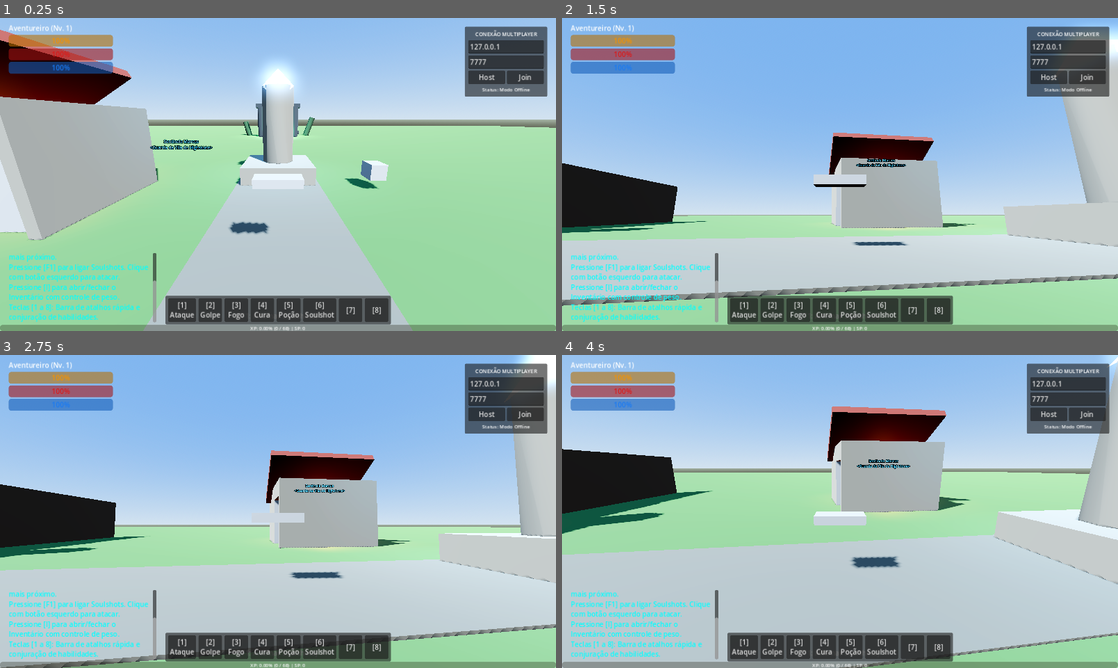
Above: before the commit, frames 1-4 (two rows, left to right).
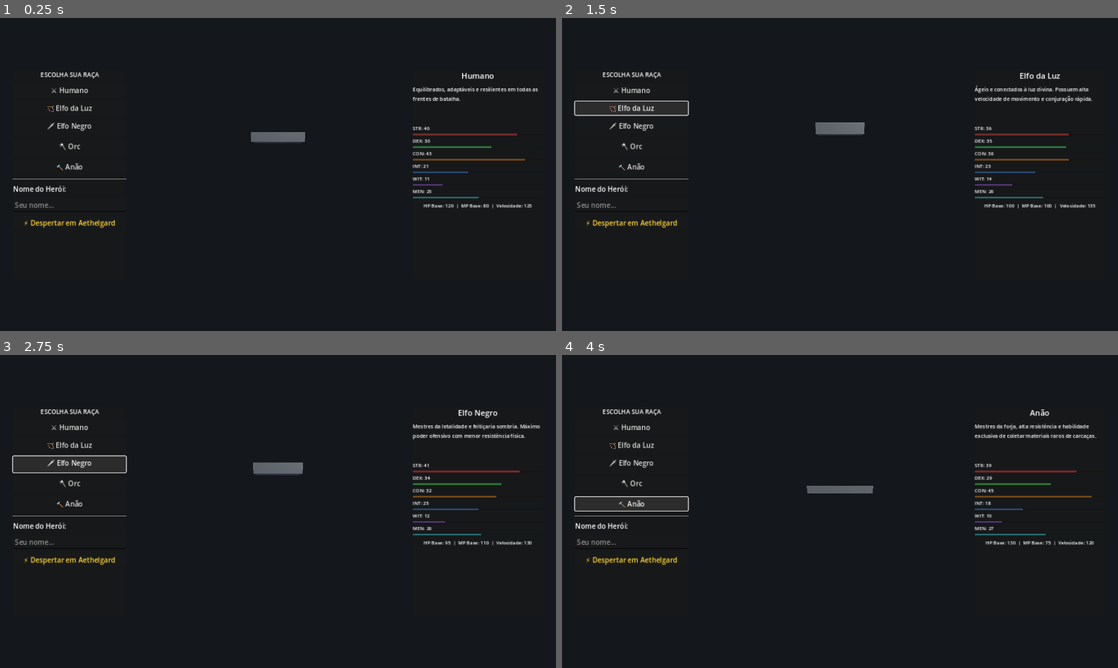
Above: after the commit, the same moments.

Repository: awazago/medieval-rpg
Game: Godot game, scene res://client/scenes/character_select.tscn
Two runs of this game, one before a commit and one after it. Both use one fixed random seed, a clock stepped at 60 frames per second and the inputs below. Before the commit the project starts from res://client/scenes/main_game.tscn.
Inputs (mouse positions are in pixels of both pictures, inside the frame that each line leads up to):
- Up to frame 1 (0.25 s): no input
- Up to frame 2 (1.5 s): click (628, 89) at 0.5 s, where only the run after the commit has a clickable "⚔ Humano"; click (628, 108) at 1.25 s, where only the run after the commit has a clickable "🏹 Elfo da Luz"
- Up to frame 3 (2.75 s): click (66, 464) at 2 s, where only the run after the commit has a clickable "🗡 Elfo Negro"
- Up to frame 4 (4 s): click (628, 483) at 2.75 s, where only the run after the commit has a clickable "🪓 Orc"; click (628, 505) at 3.5 s, where only the run after the commit has a clickable "🔨 Anão"

The runs differ from the first frame. In frame 1, 100% of the frame differs, in the area x 0-100%, y 0-100%; in frame 2, 97%; in frame 3, 97%; in frame 4, 97%.

Commit message:
feat(sprint-4): Implement Character Creation for 5 Races, 3D Paperdoll weapon/armor system, and Long-Term Evolution Roadmap

Diff:
--- /dev/null
+++ b/client/scenes/character_select.tscn
@@ -0,0 +1,256 @@
+[gd_scene load_steps=5 format=3 uid="uid://c6v2n8pm7x5cs"]
+
+[ext_resource type="Script" path="res://client/scripts/character_select.gd" id="1_select"]
+
+[sub_resource type="StandardMaterial3D" id="Mat_PreviewArmor"]
+albedo_color = Color(0.85, 0.88, 0.9, 1)
+metallic = 0.9
+roughness = 0.25
+
+[sub_resource type="Environment" id="Environment_preview"]
+ambient_light_source = 2
+ambient_light_color = Color(0.6, 0.65, 0.75, 1)
+
+[sub_resource type="World3D" id="World3D_preview"]
+environment = SubResource("Environment_preview")
+
+[node name="CharacterSelect" type="Control"]
+layout_mode = 3
+anchors_preset = 15
+anchor_right = 1.0
+anchor_bottom = 1.0
+grow_horizontal = 2
+grow_vertical = 2
+script = ExtResource("1_select")
+
+[node name="BackgroundDark" type="ColorRect" parent="."]
+layout_mode = 1
+anchors_preset = 15
+anchor_right = 1.0
+anchor_bottom = 1.0
+grow_horizontal = 2
+grow_vertical = 2
+color = Color(0.08, 0.09, 0.11, 1)
+
+[node name="SubViewportContainer" type="SubViewportContainer" parent="."]
+layout_mode = 1
+anchors_preset = 8
+anchor_left = 0.5
+anchor_top = 0.5
+anchor_right = 0.5
+anchor_bottom = 0.5
+offset_left = -200.0
+offset_top = -250.0
+offset_right = 200.0
+offset_bottom = 250.0
+grow_horizontal = 2
+grow_vertical = 2
+
+[node name="SubViewport" type="SubViewport" parent="SubViewportContainer"]
+own_world_3d = true
+world_3d = SubResource("World3D_preview")
+transparent_bg = true
+handle_input_locally = false
+size = Vector2i(400, 500)
+render_target_update_mode = 4
+
+[node name="PreviewCamera" type="Camera3D" parent="SubViewportContainer/SubViewport"]
+transform = Transform3D(1, 0, 0, 0, 0.985, 0.174, 0, -0.174, 0.985, 0, 1.2, 3.2)
+
+[node name="PreviewLight" type="DirectionalLight3D" parent="SubViewportContainer/SubViewport"]
+transform = Transform3D(0.866, -0.353, 0.353, 0, 0.707, 0.707, -0.5, -0.612, 0.612, 0, 5, 0)
+light_energy = 1.5
+
+[node name="PreviewCharacter" type="Node3D" parent="SubViewportContainer/SubViewport"]
+
+[node name="VisualMesh" type="Node3D" parent="SubViewportContainer/SubViewport/PreviewCharacter"]
+
+[node name="BodyMesh" type="CSGCapsule3D" parent="SubViewportContainer/SubViewport/PreviewCharacter/VisualMesh"]
+transform = Transform3D(1, 0, 0, 0, 1, 0, 0, 0, 1, 0, 0.925, 0)
+radius = 0.4
+height = 1.8
+material = SubResource("Mat_PreviewArmor")
+
+[node name="ShoulderPads" type="CSGBox3D" parent="SubViewportContainer/SubViewport/PreviewCharacter/VisualMesh"]
+transform = Transform3D(1, 0, 0, 0, 1, 0, 0, 0, 1, 0, 1.45, 0)
+size = Vector3(1.1, 0.2, 0.5)
+material = SubResource("Mat_PreviewArmor")
+
+[node name="Panel" type="PanelContainer" parent="."]
+layout_mode = 1
+anchors_preset = 4
+anchor_top = 0.5
+anchor_bottom = 0.5
+offset_left = 30.0
+offset_top = -240.0
+offset_right = 290.0
+offset_bottom = 240.0
+grow_vertical = 2
+
+[node name="VBox" type="VBoxContainer" parent="Panel"]
+layout_mode = 2
+theme_override_constants/separation = 10
+
+[node name="LabelTitle" type="Label" parent="Panel/VBox"]
+layout_mode = 2
+theme_override_font_sizes/font_size = 14
+text = "ESCOLHA SUA RAÇA"
+horizontal_alignment = 1
+
+[node name="BtnHuman" type="Button" parent="Panel/VBox"]
+layout_mode = 2
+text = "⚔ Humano"
+
+[node name="BtnLightElf" type="Button" parent="Panel/VBox"]
+layout_mode = 2
+text = "🏹 Elfo da Luz"
+
+[node name="BtnDarkElf" type="Button" parent="Panel/VBox"]
+layout_mode = 2
+text = "🗡 Elfo Negro"
+
+[node name="BtnOrc" type="Button" parent="Panel/VBox"]
+layout_mode = 2
+text = "🪓 Orc"
+
+[node name="BtnDwarf" type="Button" parent="Panel/VBox"]
+layout_mode = 2
+text = "🔨 Anão"
+
+[node name="HSeparator" type="HSeparator" parent="Panel/VBox"]
+layout_mode = 2
+
+[node name="LabelName" type="Label" parent="Panel/VBox"]
+layout_mode = 2
+text = "Nome do Herói:"
+
+[node name="InputName" type="LineEdit" parent="Panel/VBox"]
+layout_mode = 2
+placeholder_text = "Seu nome..."
+
+[node name="BtnEnterWorld" type="Button" parent="Panel/VBox"]
+layout_mode = 2
+theme_override_colors/font_color = Color(1, 0.85, 0.2, 1)
+text = "⚡ Despertar em Aethelgard"
+
+[node name="PanelStats" type="PanelContainer" parent="."]
+layout_mode = 1
+anchors_preset = 6
+anchor_left = 1.0
+anchor_top = 0.5
+anchor_right = 1.0
+anchor_bottom = 0.5
+offset_left = -330.0
+offset_top = -240.0
+offset_right = -30.0
+offset_bottom = 240.0
+grow_horizontal = 0
+grow_vertical = 2
+
+[node name="VBox" type="VBoxContainer" parent="PanelStats"]
+layout_mode = 2
+theme_override_constants/separation = 8
+
+[node name="LabelRaceTitle" type="Label" parent="PanelStats/VBox"]
+layout_mode = 2
+theme_override_font_sizes/font_size = 18
+text = "Humano"
+horizontal_alignment = 1
+
+[node name="LabelRaceDesc" type="Label" parent="PanelStats/VBox"]
+custom_minimum_size = Vector2(0, 70)
+layout_mode = 2
+theme_override_font_sizes/font_size = 12
+text = "Descrição da raça e especializações de combate..."
+autowrap_mode = 2
+
+[node name="HSeparator" type="HSeparator" parent="PanelStats/VBox"]
+layout_mode = 2
+
+[node name="StatsGrid" type="VBoxContainer" parent="PanelStats/VBox"]
+layout_mode = 2
+theme_override_constants/separation = 4
+
+[node name="LabelSTR" type="Label" parent="PanelStats/VBox/StatsGrid"]
+layout_mode = 2
+theme_override_font_sizes/font_size = 11
+text = "STR: 40"
+
+[node name="BarSTR" type="ProgressBar" parent="PanelStats/VBox/StatsGrid"]
+modulate = Color(1, 0.3, 0.3, 1)
+layout_mode = 2
+max_value = 50.0
+value = 40.0
+show_percentage = false
+
+[node name="LabelDEX" type="Label" parent="PanelStats/VBox/StatsGrid"]
+layout_mode = 2
+theme_override_font_sizes/font_size = 11
+text = "DEX: 30"
+
+[node name="BarDEX" type="ProgressBar" parent="PanelStats/VBox/StatsGrid"]
+modulate = Color(0.3, 1, 0.4, 1)
+layout_mode = 2
+max_value = 50.0
+value = 30.0
+show_percentage = false
+
+[node name="LabelCON" type="Label" parent="PanelStats/VBox/StatsGrid"]
+layout_mode = 2
+theme_override_font_sizes/font_size = 11
+text = "CON: 43"
+
+[node name="BarCON" type="ProgressBar" parent="PanelStats/VBox/StatsGrid"]
+modulate = Color(1, 0.6, 0.1, 1)
+layout_mode = 2
+max_value = 50.0
+value = 43.0
+show_percentage = false
+
+[node name="LabelINT" type="Label" parent="PanelStats/VBox/StatsGrid"]
+layout_mode = 2
+theme_override_font_sizes/font_size = 11
+text = "INT: 21"
+
+[node name="BarINT" type="ProgressBar" parent="PanelStats/VBox/StatsGrid"]
+modulate = Color(0.3, 0.6, 1, 1)
+layout_mode = 2
+max_value = 50.0
+value = 21.0
+show_percentage = false
+
+[node name="LabelWIT" type="Label" parent="PanelStats/VBox/StatsGrid"]
+layout_mode = 2
+theme_override_font_sizes/font_size = 11
+text = "WIT: 11"
+
+[node name="BarWIT" type="ProgressBar" parent="PanelStats/VBox/StatsGrid"]
+modulate = Color(0.7, 0.4, 1, 1)
+layout_mode = 2
+max_value = 50.0
+value = 11.0
+show_percentage = false
+
+[node name="LabelMEN" type="Label" parent="PanelStats/VBox/StatsGrid"]
+layout_mode = 2
+theme_override_font_sizes/font_size = 11
+text = "MEN: 25"
+
+[node name="BarMEN" type="ProgressBar" parent="PanelStats/VBox/StatsGrid"]
+modulate = Color(0.3, 0.9, 0.9, 1)
+layout_mode = 2
+max_value = 50.0
+value = 25.0
+show_percentage = false
+
+[node name="LabelDerivedStats" type="Label" parent="PanelStats/VBox"]
+layout_mode = 2
+theme_override_font_sizes/font_size = 11
+text = "HP Base: 120 | MP Base: 80 | Velocidade: 125"
+horizontal_alignment = 1
+
+[connection signal="pressed" from="Panel/VBox/BtnHuman" to="." method="select_race" binds= ["human"]]
+[connection signal="pressed" from="Panel/VBox/BtnLightElf" to="." method="select_race" binds= ["light_elf"]]
+[connection signal="pressed" from="Panel/VBox/BtnDarkElf" to="." method="select_race" binds= ["dark_elf"]]
+[connection signal="pressed" from="Panel/VBox/BtnOrc" to="." method="select_race" binds= ["orc"]]
+[connection signal="pressed" from="Panel/VBox/BtnDwarf" to="." method="select_race" binds= ["dwarf"]]
--- a/client/scenes/main_game.tscn
+++ b/client/scenes/main_game.tscn
@@ -101,6 +101,9 @@
 transform = Transform3D(1, 0, 0, 0, 1, 0, 0, 0, 1, 0, 1.45, 0)
 size = Vector3(1.1, 0.2, 0.5)
 
+[node name="RightHandSocket" type="Node3D" parent="Player/VisualMesh"]
+transform = Transform3D(1, 0, 0, 0, 0.866, 0.5, 0, -0.5, 0.866, 0.52, 0.85, 0.2)
+
 [node name="CameraPivot" type="SpringArm3D" parent="Player" node_paths=PackedStringArray("character_mesh_node")]
 transform = Transform3D(1, 0, 0, 0, 0.966, 0.259, 0, -0.259, 0.966, 0, 1.6, 0)
 spring_length = 4.5
--- /dev/null
+++ b/client/scenes/weapons/bow_2h.tscn
@@ -0,0 +1,24 @@
+[gd_scene load_steps=3 format=3 uid="uid://cx6q8vw91bowx"]
+
+[sub_resource type="StandardMaterial3D" id="Mat_CurvedWood"]
+albedo_color = Color(0.42, 0.28, 0.15, 1)
+roughness = 0.75
+
+[node name="Bow2H" type="Node3D"]
+
+[node name="BowUpper" type="CSGCylinder3D" parent="."]
+transform = Transform3D(0.966, 0.259, 0, -0.259, 0.966, 0, 0, 0, 1, -0.08, 0.35, 0)
+radius = 0.03
+height = 0.7
+material = SubResource("Mat_CurvedWood")
+
+[node name="BowLower" type="CSGCylinder3D" parent="."]
+transform = Transform3D(0.966, -0.259, 0, 0.259, 0.966, 0, 0, 0, 1, -0.08, -0.35, 0)
+radius = 0.03
+height = 0.7
+material = SubResource("Mat_CurvedWood")
+
+[node name="BowGrip" type="CSGCylinder3D" parent="."]
+radius = 0.035
+height = 0.2
+material = SubResource("Mat_CurvedWood")
--- /dev/null
+++ b/client/scenes/weapons/dagger_1h.tscn
@@ -0,0 +1,22 @@
+[gd_scene load_steps=4 format=3 uid="uid://dm0yq7pvp3dag"]
+
+[sub_resource type="StandardMaterial3D" id="Mat_BoneBlade"]
+albedo_color = Color(0.9, 0.88, 0.82, 1)
+roughness = 0.65
+
+[sub_resource type="StandardMaterial3D" id="Mat_DarkWrap"]
+albedo_color = Color(0.18, 0.12, 0.1, 1)
+roughness = 0.95
+
+[node name="Dagger1H" type="Node3D"]
+
+[node name="Blade" type="CSGBox3D" parent="."]
+transform = Transform3D(1, 0, 0, 0, 1, 0, 0, 0, 1, 0, 0.25, 0)
+size = Vector3(0.04, 0.5, 0.09)
+material = SubResource("Mat_BoneBlade")
+
+[node name="Hilt" type="CSGCylinder3D" parent="."]
+transform = Transform3D(1, 0, 0, 0, 1, 0, 0, 0, 1, 0, -0.08, 0)
+radius = 0.025
+height = 0.16
+material = SubResource("Mat_DarkWrap")
--- /dev/null
+++ b/client/scenes/weapons/staff_2h.tscn
@@ -0,0 +1,31 @@
+[gd_scene load_steps=5 format=3 uid="uid://cx6q8vw91staf"]
+
+[sub_resource type="StandardMaterial3D" id="Mat_WoodShaft"]
+albedo_color = Color(0.35, 0.22, 0.12, 1)
+roughness = 0.85
+
+[sub_resource type="StandardMaterial3D" id="Mat_ManaOrb"]
+albedo_color = Color(0.2, 0.6, 1.0, 1)
+emission_enabled = true
+emission = Color(0.25, 0.7, 1.0, 1)
+emission_energy_multiplier = 4.0
+roughness = 0.2
+
+[node name="Staff2H" type="Node3D"]
+
+[node name="Shaft" type="CSGCylinder3D" parent="."]
+transform = Transform3D(1, 0, 0, 0, 1, 0, 0, 0, 1, 0, 0.4, 0)
+radius = 0.04
+height = 1.6
+material = SubResource("Mat_WoodShaft")
+
+[node name="Orb" type="CSGSphere3D" parent="."]
+transform = Transform3D(1, 0, 0, 0, 1, 0, 0, 0, 1, 0, 1.25, 0)
+radius = 0.12
+material = SubResource("Mat_ManaOrb")
+
+[node name="OrbLight" type="OmniLight3D" parent="."]
+transform = Transform3D(1, 0, 0, 0, 1, 0, 0, 0, 1, 0, 1.25, 0)
+light_color = Color(0.3, 0.75, 1, 1)
+light_energy = 2.0
+omni_range = 4.0
--- /dev/null
+++ b/client/scenes/weapons/sword_1h.tscn
@@ -0,0 +1,38 @@
+[gd_scene load_steps=5 format=3 uid="uid://cx6q8vw91ylmw"]
+
+[sub_resource type="StandardMaterial3D" id="Mat_SteelBlade"]
+albedo_color = Color(0.85, 0.88, 0.9, 1)
+metallic = 0.95
+roughness = 0.2
+
+[sub_resource type="StandardMaterial3D" id="Mat_GoldGuard"]
+albedo_color = Color(0.85, 0.7, 0.2, 1)
+metallic = 0.8
+roughness = 0.3
+
+[sub_resource type="StandardMaterial3D" id="Mat_LeatherGrip"]
+albedo_color = Color(0.25, 0.15, 0.1, 1)
+roughness = 0.9
+
+[node name="Sword1H" type="Node3D"]
+
+[node name="Blade" type="CSGBox3D" parent="."]
+transform = Transform3D(1, 0, 0, 0, 1, 0, 0, 0, 1, 0, 0.45, 0)
+size = Vector3(0.06, 0.9, 0.14)
+material = SubResource("Mat_SteelBlade")
+
+[node name="Crossguard" type="CSGBox3D" parent="."]
+transform = Transform3D(1, 0, 0, 0, 1, 0, 0, 0, 1, 0, 0.02, 0)
+size = Vector3(0.12, 0.05, 0.36)
+material = SubResource("Mat_GoldGuard")
+
+[node name="Hilt" type="CSGCylinder3D" parent="."]
+transform = Transform3D(1, 0, 0, 0, 1, 0, 0, 0, 1, 0, -0.12, 0)
+radius = 0.03
+height = 0.22
+material = SubResource("Mat_LeatherGrip")
+
+[node name="Pommel" type="CSGSphere3D" parent="."]
+transform = Transform3D(1, 0, 0, 0, 1, 0, 0, 0, 1, 0, -0.24, 0)
+radius = 0.05
+material = SubResource("Mat_GoldGuard")
--- /dev/null
+++ b/client/scripts/character_select.gd
@@ -0,0 +1,108 @@
+# res://client/scripts/character_select.gd
+# Tela de Criação e Seleção das 5 Raças Clássicas de Aethelgard
+class_name CharacterSelect
+extends Control
+
+signal character_created(char_name: String, race_id: String, archetype: String)
+
+@onready var input_name: LineEdit = $Panel/VBox/InputName
+@onready var label_race_name: Label = $PanelStats/VBox/LabelRaceTitle
+@onready var label_race_desc: Label = $PanelStats/VBox/LabelRaceDesc
+
+@onready var bar_str: ProgressBar = $PanelStats/VBox/StatsGrid/BarSTR
+@onready var bar_dex: ProgressBar = $PanelStats/VBox/StatsGrid/BarDEX
+@onready var bar_con: ProgressBar = $PanelStats/VBox/StatsGrid/BarCON
+@onready var bar_int: ProgressBar = $PanelStats/VBox/StatsGrid/BarINT
+@onready var bar_wit: ProgressBar = $PanelStats/VBox/StatsGrid/BarWIT
+@onready var bar_men: ProgressBar = $PanelStats/VBox/StatsGrid/BarMEN
+
+@onready var label_str: Label = $PanelStats/VBox/StatsGrid/LabelSTR
+@onready var label_dex: Label = $PanelStats/VBox/StatsGrid/LabelDEX
+@onready var label_con: Label = $PanelStats/VBox/StatsGrid/LabelCON
+@onready var label_int: Label = $PanelStats/VBox/StatsGrid/LabelINT
+@onready var label_wit: Label = $PanelStats/VBox/StatsGrid/LabelWIT
+@onready var label_men: Label = $PanelStats/VBox/StatsGrid/LabelMEN
+
+@onready var label_derived: Label = $PanelStats/VBox/LabelDerivedStats
+@onready var preview_model: Node3D = $SubViewportContainer/SubViewport/PreviewCharacter/VisualMesh
+@onready var btn_enter_world: Button = $Panel/VBox/BtnEnterWorld
+
+var selected_race: String = "human"
+var selected_archetype: String = "warrior"
+
+func _ready() -> void:
+	# Seleção inicial padrão
+	select_race("human")
+	if btn_enter_world:
+		btn_enter_world.pressed.connect(_on_enter_world_pressed)
+
+func select_race(race_key: String) -> void:
+	selected_race = race_key
+	var race_data = GameData.get_race(race_key) if GameData else {}
+	if race_data.is_empty():
+		return
+
+	var stats = race_data.get("base_stats", {})
+	var r_name = race_data.get("name", "Raça")
+	var r_desc = race_data.get("description", "")
+
+	if label_race_name:
+		label_race_name.text = r_name
+	if label_race_desc:
+		label_race_desc.text = r_desc
+
+	# Atualiza Barras e Rótulos dos Atributos
+	_set_stat(bar_str, label_str, "STR", stats.get("str", 30))
+	_set_stat(bar_dex, label_dex, "DEX", stats.get("dex", 30))
+	_set_stat(bar_con, label_con, "CON", stats.get("con", 30))
+	_set_stat(bar_int, label_int, "INT", stats.get("int", 20))
+	_set_stat(bar_wit, label_wit, "WIT", stats.get("wit", 10))
+	_set_stat(bar_men, label_men, "MEN", stats.get("men", 25))
+
+	if label_derived:
+		var hp = race_data.get("base_hp", 100)
+		var mp = race_data.get("base_mp", 80)
+		var spd = race_data.get("base_speed", 125)
+		label_derived.text = "HP Base: %d  |  MP Base: %d  |  Velocidade: %d" % [hp, mp, spd]
+
+	# Atualiza Silhueta 3D no Preview
+	_update_preview_silhouette(race_key)
+
+func _set_stat(bar: ProgressBar, lbl: Label, stat_name: String, val: int) -> void:
+	if bar:
+		bar.value = val
+	if lbl:
+		lbl.text = stat_name + ": " + str(val)
+
+func _update_preview_silhouette(race_key: String) -> void:
+	if not preview_model:
+		return
+
+	match race_key:
+		"orc":
+			preview_model.scale = Vector3(1.3, 1.15, 1.3)
+		"light_elf":
+			preview_model.scale = Vector3(0.9, 1.12, 0.9)
+		"dark_elf":
+			preview_model.scale = Vector3(0.92, 1.08, 0.92)
+		"dwarf":
+			preview_model.scale = Vector3(1.22, 0.78, 1.22)
+		_: # Humano
+			preview_model.scale = Vector3(1.0, 1.0, 1.0)
+
+func _on_enter_world_pressed() -> void:
+	var final_name = input_name.text.strip_edges() if input_name and input_name.text.strip_edges() != "" else "Valente"
+	print("[Criação] Personagem criado: ", final_name, " | Raça: ", selected_race)
+
+	# Transição para o mundo de jogo
+	var main_scene = load("res://client/scenes/main_game.tscn").instantiate()
+	get_tree().root.add_child(main_scene)
+
+	# Configura dados raciais no jogador
+	var player = main_scene.get_node_or_null("Player")
+	if player and player.has_method("apply_race_data"):
+		player.character_name = final_name
+		player.apply_race_data(selected_race)
+
+	# Libera a tela de criação
+	queue_free()
--- a/client/scripts/player_character.gd
+++ b/client/scripts/player_character.gd
@@ -10,6 +10,13 @@
 signal leveled_up(new_level: int)
 
 const LEVEL_UP_SCENE = preload("res://client/scenes/vfx/level_up_burst.tscn")
+
+const WEAPON_MODELS = {
+	"sword_1h": preload("res://client/scenes/weapons/sword_1h.tscn"),
+	"dagger_1h": preload("res://client/scenes/weapons/dagger_1h.tscn"),
+	"staff_2h": preload("res://client/scenes/weapons/staff_2h.tscn"),
+	"bow_2h": preload("res://client/scenes/weapons/bow_2h.tscn")
+}
 
 @export_category("Identidade")
 @export var character_name: String = "Guerreiro"
@@ -48,6 +55,9 @@
 var selected_target: Node3D = null
 
 @onready var visual_mesh: Node3D = $VisualMesh
+@onready var body_mesh: CSGCapsule3D = $VisualMesh/BodyMesh
+@onready var shoulder_pads: CSGBox3D = $VisualMesh/ShoulderPads
+@onready var right_hand_socket: Node3D = $VisualMesh/RightHandSocket
 @onready var camera_pivot: SpringArm3D = $CameraPivot
 @onready var inventory: InventoryManager = $InventoryManager
 
@@ -120,6 +130,7 @@
 			p_atk = base_p_atk
 			m_atk = base_m_atk
 			print("[Personagem] Arma desequipada. P.Atk restaurado: ", p_atk)
+		_update_weapon_mesh(item_data)
 	elif slot_type == "chest":
 		if not item_data.is_empty():
 			p_def = base_p_def + item_data.get("p_def", 0)
@@ -127,6 +138,98 @@
 		else:
 			p_def = base_p_def
 			print("[Personagem] Armadura desequipada. P.Def restaurado: ", p_def)
+		_update_armor_mesh(item_data)
+
+## Paperdoll: Atualiza o modelo 3D da arma na mão direita
+func _update_weapon_mesh(item_data: Dictionary) -> void:
+	if not right_hand_socket:
+		return
+
+	# Remove arma anterior
+	for child in right_hand_socket.get_children():
+		child.queue_free()
+
+	if item_data.is_empty():
+		return
+
+	var weapon_type = item_data.get("weapon_type", "")
+	if WEAPON_MODELS.has(weapon_type):
+		var weapon_instance = WEAPON_MODELS[weapon_type].instantiate()
+		right_hand_socket.add_child(weapon_instance)
+		print("[Paperdoll] Modelo 3D anexado à mão direita: ", weapon_type)
+
+## Paperdoll: Atualiza as texturas e malha da armadura
+func _update_armor_mesh(item_data: Dictionary) -> void:
+	if not body_mesh:
+		return
+
+	var mat = StandardMaterial3D.new()
+	var item_id = item_data.get("id", "")
+
+	match item_id:
+		"leather_tunic":
+			mat.albedo_color = Color(0.4, 0.28, 0.16)
+			mat.roughness = 0.85
+			mat.metallic = 0.0
+			body_mesh.material = mat
+			if shoulder_pads:
+				shoulder_pads.size = Vector3(0.9, 0.15, 0.4)
+		"iron_breastplate":
+			mat.albedo_color = Color(0.8, 0.84, 0.88)
+			mat.metallic = 0.95
+			mat.roughness = 0.2
+			body_mesh.material = mat
+			if shoulder_pads:
+				shoulder_pads.size = Vector3(1.2, 0.25, 0.55)
+		_:
+			# Roupa inicial básica
+			mat.albedo_color = Color(0.5, 0.52, 0.55)
+			mat.roughness = 0.7
+			body_mesh.material = mat
+			if shoulder_pads:
+				shoulder_pads.size = Vector3(1.0, 0.2, 0.45)
+
+## Aplica os dados, atributos e silhueta 3D da Raça escolhida
+func apply_race_data(race_key: String) -> void:
+	race_id = race_key
+	var race_data = GameData.get_race(race_key) if GameData else {}
+	if race_data.is_empty():
+		return
+
+	var stats = race_data.get("base_stats", {})
+	base_hp = race_data.get("base_hp", 120)
+	base_mp = race_data.get("base_mp", 80)
+	var spd = race_data.get("base_speed", 125)
+
+	# Converte a velocidade de Lineage para metros por segundo do Godot
+	walk_speed = (spd / 125.0) * 5.0
+	base_walk_speed = walk_speed
+
+	max_hp = base_hp
+	max_mp = base_mp
+	current_hp = max_hp
+	current_mp = max_mp
+
+	# Ajusta capacidade de carga baseada na CON da raça
+	var con_stat = stats.get("con", 40)
+	if inventory:
+		inventory.setup_weight_limit(con_stat)
+
+	# Ajuste de Proporção e Silhueta Visual 3D
+	match race_key:
+		"orc":
+			visual_mesh.scale = Vector3(1.28, 1.14, 1.28)
+		"light_elf":
+			visual_mesh.scale = Vector3(0.90, 1.12, 0.90)
+		"dark_elf":
+			visual_mesh.scale = Vector3(0.92, 1.08, 0.92)
+		"dwarf":
+			visual_mesh.scale = Vector3(1.22, 0.78, 1.22)
+		_: # Humano
+			visual_mesh.scale = Vector3(1.0, 1.0, 1.0)
+
+	stats_updated.emit(current_hp, max_hp, current_mp, max_mp, current_cp, max_cp)
+	print("[Raça] Raça aplicada ao personagem: ", race_data.get("name"), " | HP: ", max_hp, " | Velocidade: ", walk_speed)
 
 func _on_item_used(item_data: Dictionary) -> void:
 	if item_data.get("effect") == "heal_over_time":
--- a/project.godot
+++ b/project.godot
@@ -8,7 +8,7 @@
 
 config/name="Project Chronicles: Aethelgard"
 config/description="3D Medieval MMORPG with Hybrid 1st/3rd Person Camera, Lineage II-inspired mechanics and authoritative client-server architecture."
-run/main_scene="res://client/scenes/main_game.tscn"
+run/main_scene="res://client/scenes/character_select.tscn"
 config/features=PackedStringArray("4.3", "Forward Plus")
 config/icon="res://icon.svg"
 
Not shown, added: docs/ROADMAP_EVOLUCAO_CONTINUA.md
Not shown, added: docs/SPRINT_4_STORIES.md
